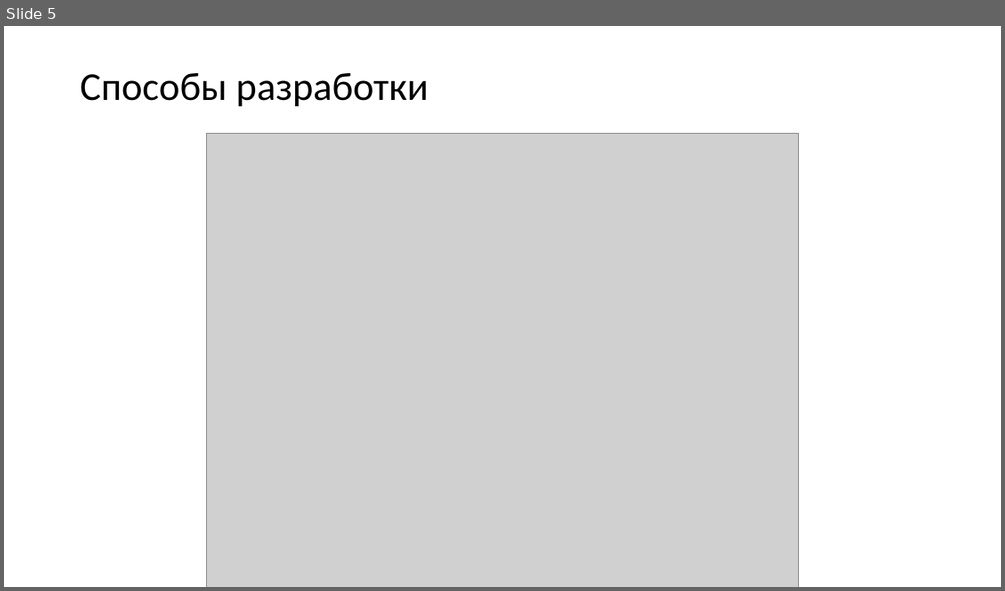
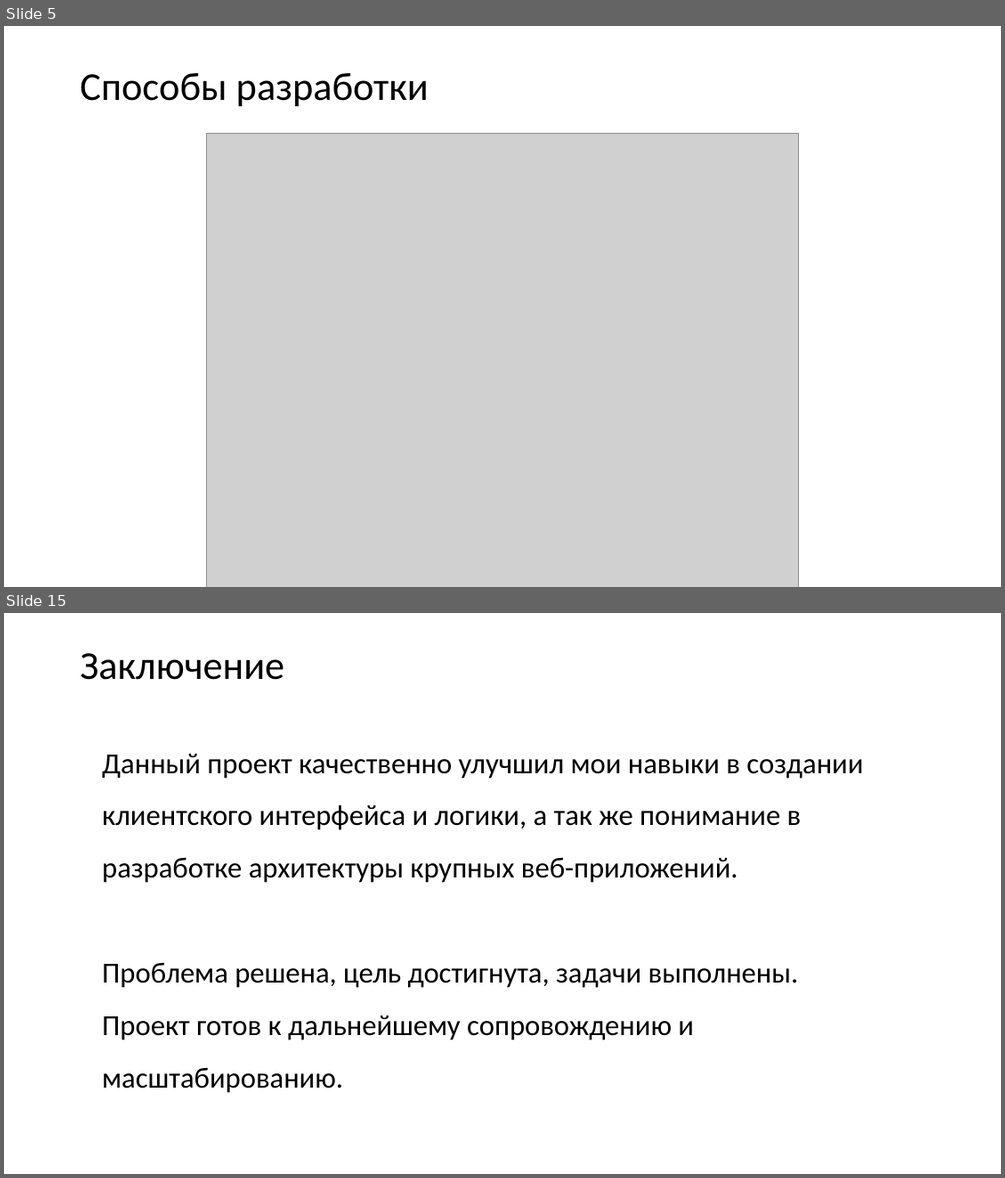
Before and after one commit to ugolnikov/deplom, a slide deck: Защита Диплом - Угольников Д.О..pptx. Shown one above the other, each under a label of ours: slide 5 before the commit, slides 5 and 15 after it; the slides between them are not shown. The pictures are 1005x591 and 1005x1178 pixels, drawn with LibreOffice and Linux fonts; fonts in the diff are those of the drawing; grey boxes stand for pictures. Boxes give left, top, right and bottom in pixels: in the first picture for what was removed or moved away, otherwise in the second. Text is boxed around its words. In the diff, an @@ line names an element or a change of style, - is before the commit and + after.

```diff
--- a/Защита Диплом - Угольников Д.О..pptx
+++ b/Защита Диплом - Угольников Д.О..pptx
@@ slide 15 added at [4,613,1001,1174], background #FFFFFF @@
@@ title added at [80,653,284,680], 38 pt, text #000000 @@
+Заключение
@@ text added at [102,754,863,1093], 28 pt, text #000000 @@
+Данный проект качественно улучшил мои навыки в создании клиентского интерфейса и логики, а так же понимание в разработке архитектуры крупных веб-приложений.
+Проблема решена, цель достигнута, задачи выполнены.
+Проект готов к дальнейшему сопровождению и масштабированию.
```
Also in this commit, not shown: 3 slides changed, 9 other slides added, 1 slide removed, 1 other file.
